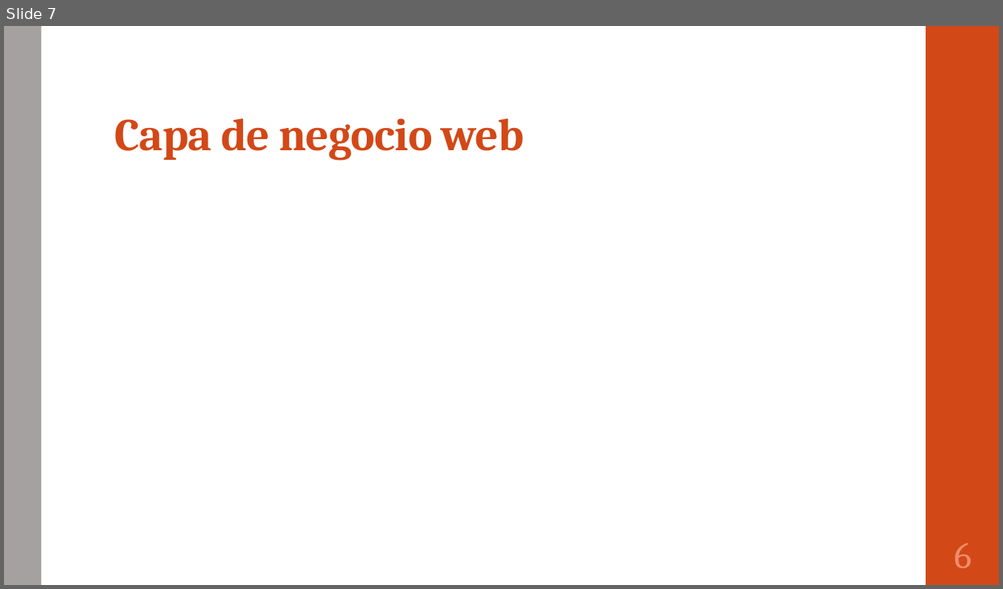
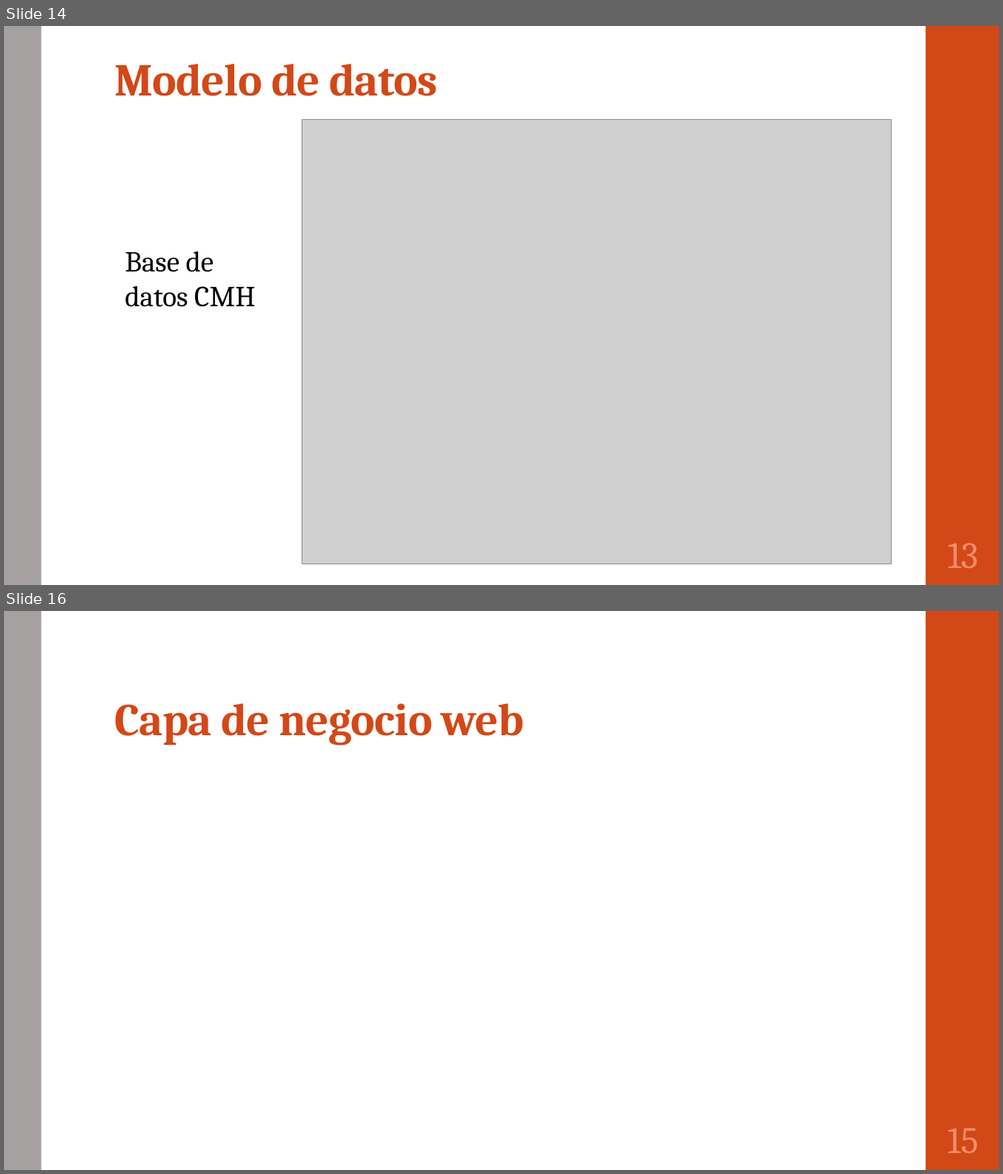
Before and after one commit to portafolio2016/hipocrates, a slide deck: Plantilla presentacion final.pptx. Shown one above the other, each under a label of ours: slide 7 before the commit, slides 14 and 16 after it; the slides between them are not shown. The pictures are 1003x589 and 1003x1174 pixels, drawn with LibreOffice and Linux fonts; fonts in the diff are those of the drawing; grey boxes stand for pictures. Boxes give left, top, right and bottom in pixels: in the first picture for what was removed or moved away, otherwise in the second. Text is boxed around its words. In the diff, an @@ line names an element or a change of style, - is before the commit and + after.

```diff
--- a/Plantilla presentacion final.pptx
+++ b/Plantilla presentacion final.pptx
@@ slide 14 added at [4,26,999,585], background #FFFFFF; not listed: 2 template elements that a slide beside it also shows @@
@@ title added at [114,64,437,96], 44 pt, text #D34817, bold @@
+Modelo de datos
@@ picture added at [302,120,891,565] @@
@@ text added at [125,251,255,307], 28 pt, text #000000 @@
+Base de datos CMH
@@ page number added at [948,543,978,568], 36 pt, text #EF8C6A @@
+13
@@ what was slide 7 is now slide 16 @@
@@ page number at [947,1128,978,1153]: text changed @@
-6
+15
```
Also in this commit, not shown: 6 slides changed, 8 other slides added.
